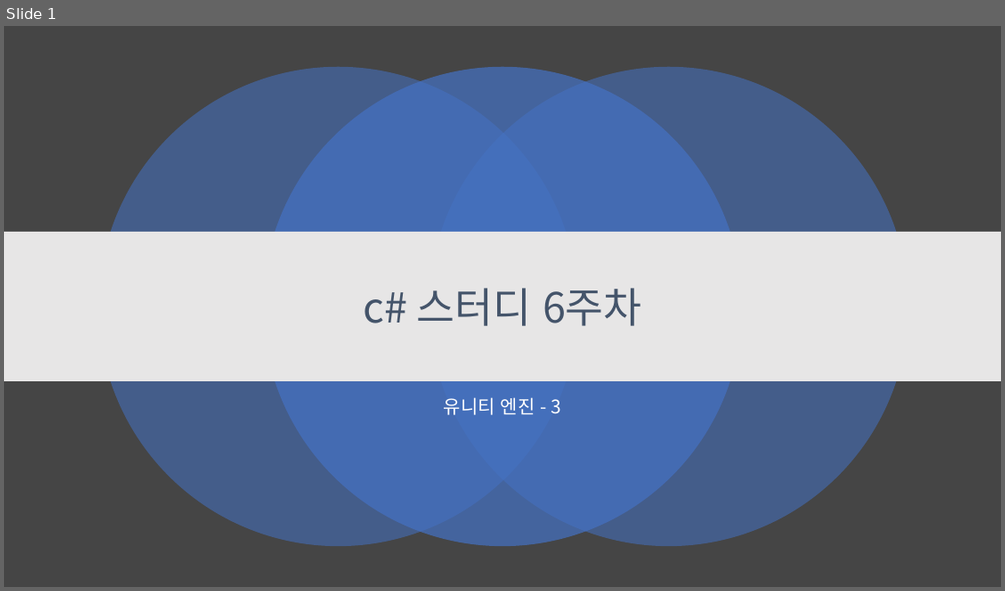
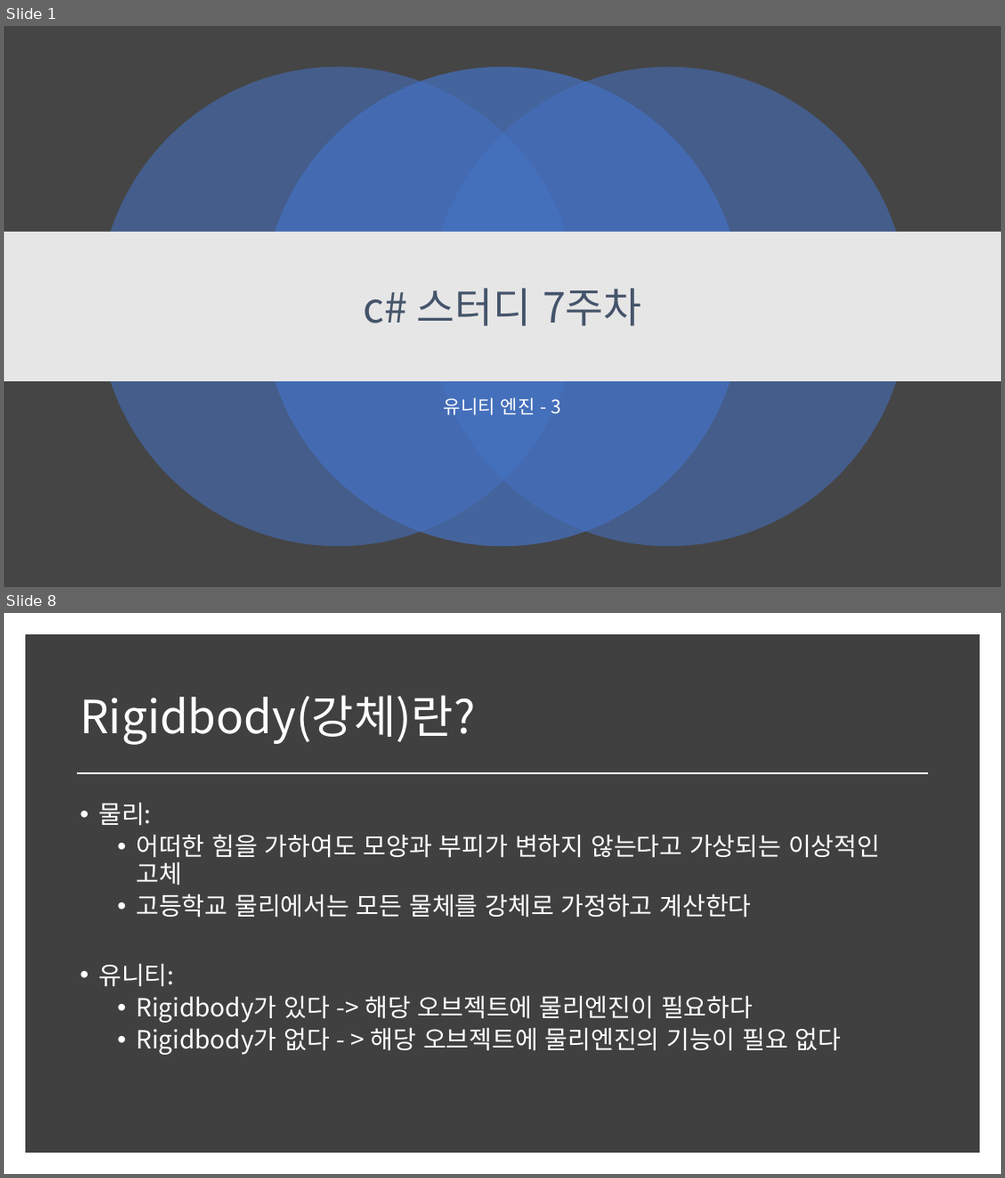
Before and after one commit to kjh99660/Study_powerpoint, a slide deck: C#스터디/c# 스터디 7주 차.pptx. Shown one above the other, each under a label of ours: slide 1 before the commit, slides 1 and 8 after it; the slides between them are not shown. The pictures are 1005x591 and 1005x1178 pixels, drawn with LibreOffice and Linux fonts; fonts in the diff are those of the drawing. Boxes give left, top, right and bottom in pixels: in the first picture for what was removed or moved away, otherwise in the second. Text is boxed around its words. In the diff, an @@ line names an element or a change of style, - is before the commit and + after.

Commit message:
스터디 마감 및 다른 시험 일정 및 아이디어 업로드

```diff
--- a/C#스터디/c# 스터디 7주 차.pptx
+++ b/C#스터디/c# 스터디 7주 차.pptx
@@ slide 8 added at [4,613,1001,1174], background #FFFFFF @@
@@ rectangle added at [30,639,975,1148], fill #404040, outline #404040 10 pt @@
@@ title added at [80,695,475,745], 44 pt, text #FFFFFF @@
+Rigidbody(강체)란?
@@ line added from (77, 773) to (928, 773), #FFFFFF 1.75 pt @@
@@ text added at [98,803,880,1054], 24 pt, text #FFFFFF @@
+• 물리:
+  • 어떠한 힘을 가하여도 모양과 부피가 변하지 않는다고 가상되는 이상적인 고체
+  • 고등학교 물리에서는 모든 물체를 강체로 가정하고 계산한다
+• 유니티:
+  • Rigidbody가 있다 -> 해당 오브젝트에 물리엔진이 필요하다
+  • Rigidbody가 없다 - > 해당 오브젝트에 물리엔진의 기능이 필요 없다
@@ slide 1 changed as well @@
@@ title at [363,288,642,326]: text changed @@
-c# 스터디 6주차
+c# 스터디 7주차
```
Also in this commit, not shown: 16 other slides added, 1 slide removed, 12 other files.
